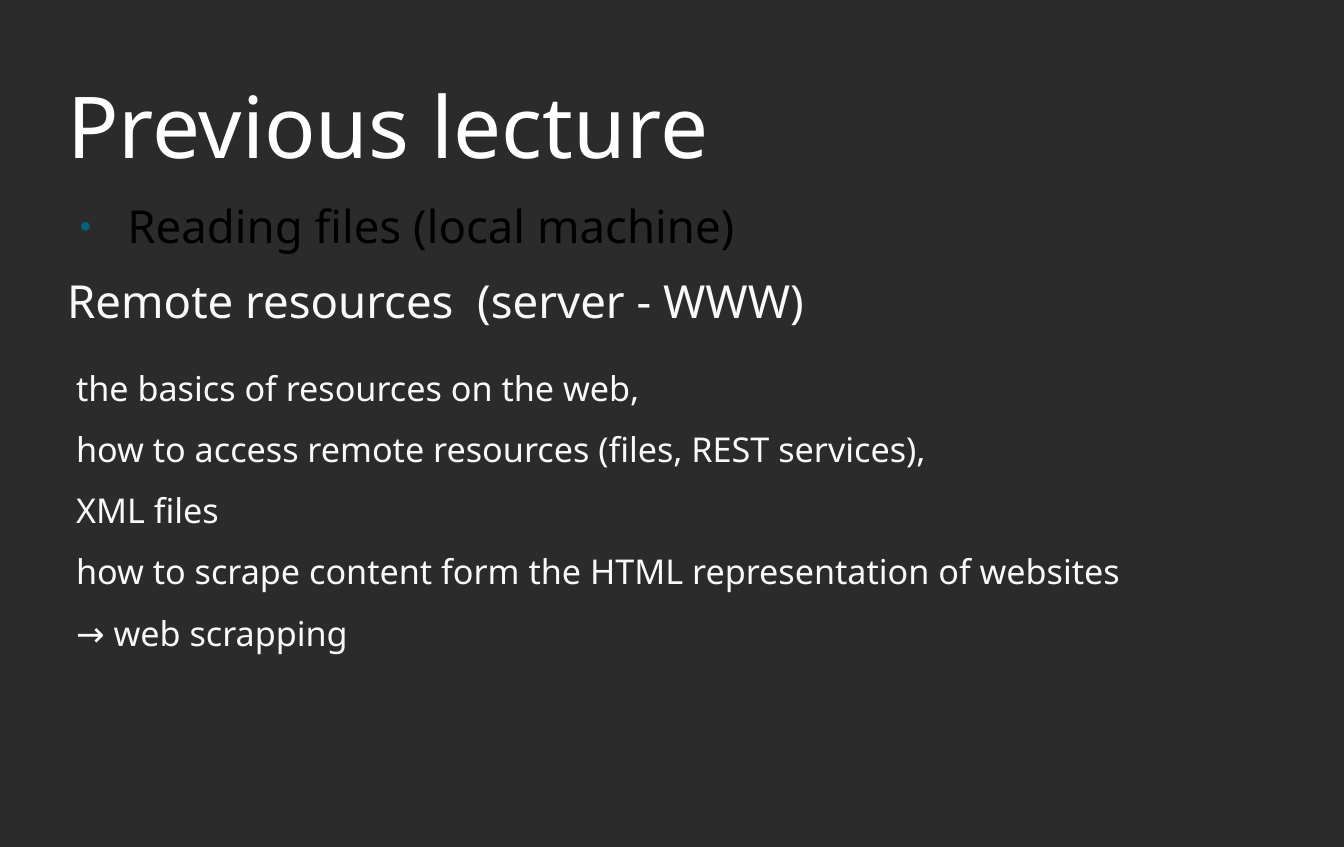
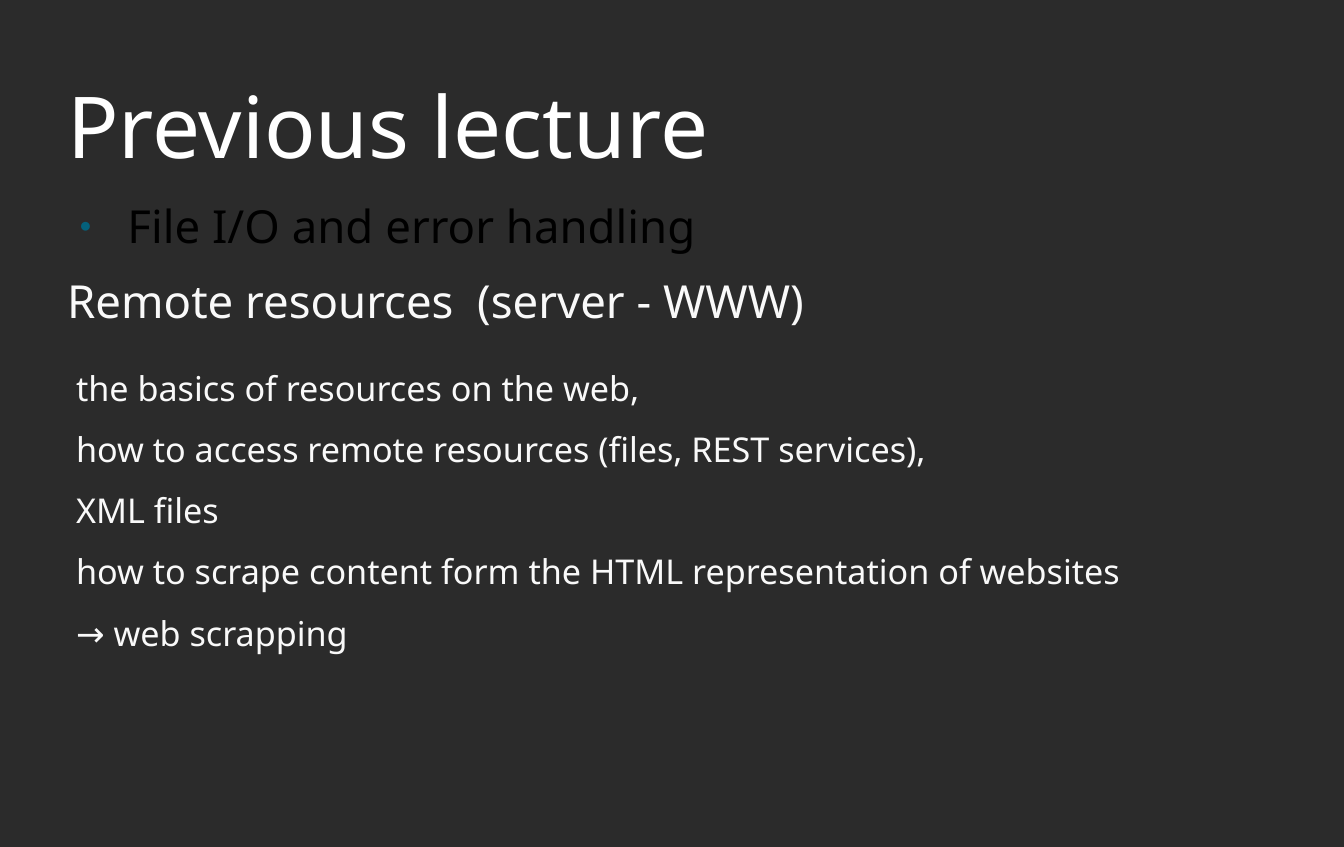
Before and after one commit to PabloMosUU/UssPython, a slide deck: slide 2 of LectureNotes/Module10/10 CRISP-DM and Data Science Libraries presentation.odp (slide 20 before the commit). Drawn at 1344x847 pixels with LibreOffice and Linux fonts; fonts in the diff are those of the drawing; background and template pictures are left out; a plain dark background stands for a picture behind light text. Boxes give left, top, right and bottom in pixels: in the first picture for what was removed or moved away, otherwise in the second. Text is boxed around its words. In the diff, an @@ line names an element or a change of style, - is before the commit and + after.

```diff
--- a/LectureNotes/Module10/10 CRISP-DM and Data Science Libraries presentation.odp
+++ b/LectureNotes/Module10/10 CRISP-DM and Data Science Libraries presentation.odp
@@ text at [127, 209, 695, 253]: text changed @@
-● Reading files (local machine)
+● File I/O and error handling
```
Also in this commit, not shown: 2 other slides changed, 11 slides removed, 3 other files.
